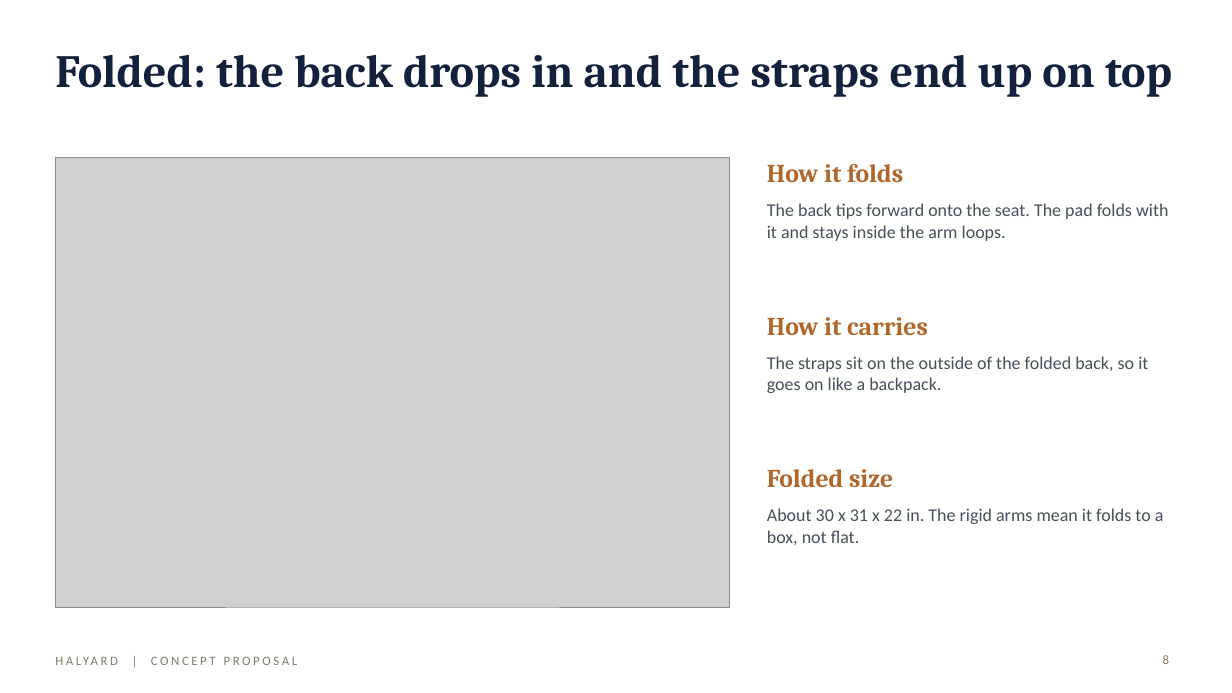
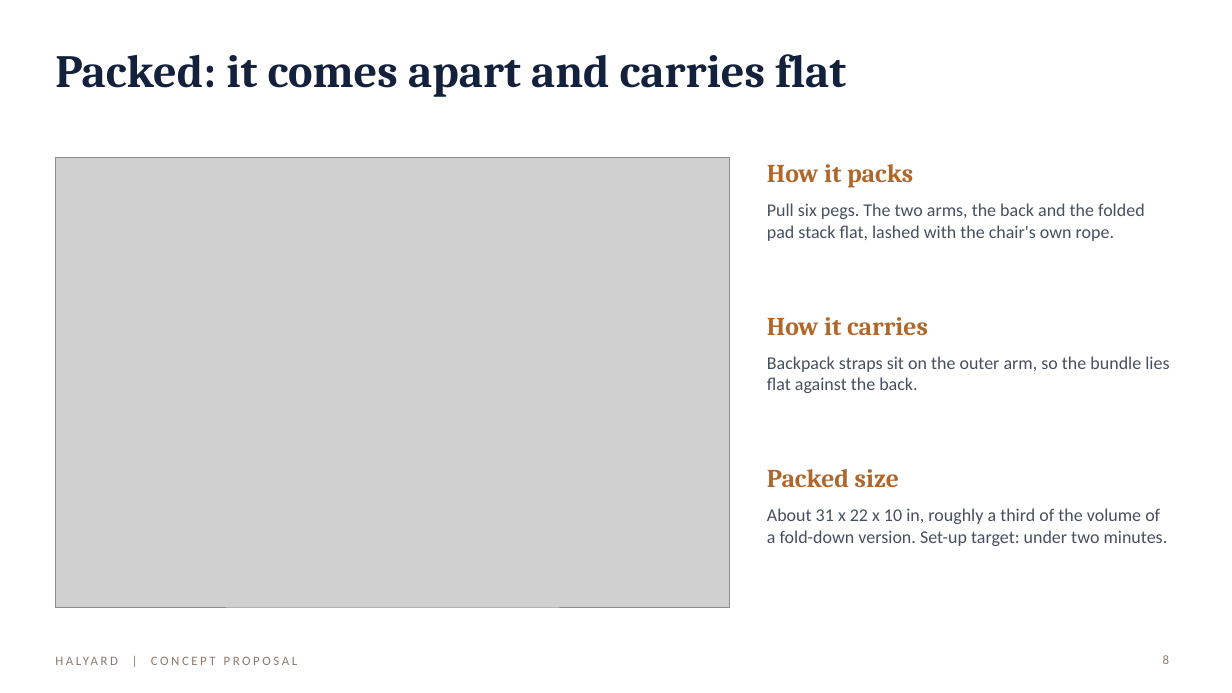
Before and after one commit to peterkaplan/hiking-games, a slide deck: slide 8 of beach-chair-render/Halyard-Beach-Club-Chair-Proposal.pptx. Drawn at 1232x693 pixels with LibreOffice and Linux fonts; fonts in the diff are those of the drawing; grey boxes stand for pictures. Boxes give left, top, right and bottom in pixels: in the first picture for what was removed or moved away, otherwise in the second. Text is boxed around its words. In the diff, an @@ line names an element or a change of style, - is before the commit and + after.

```diff
--- a/beach-chair-render/Halyard-Beach-Club-Chair-Proposal.pptx
+++ b/beach-chair-render/Halyard-Beach-Club-Chair-Proposal.pptx
@@ text at [55, 54, 846, 97]: text changed @@
-Folded: the back drops in and the straps end up on top
+Packed: it comes apart and carries flat
@@ text at [767, 164, 913, 188]: text changed @@
-How it folds
+How it packs
@@ text at [767, 203, 1145, 241]: text changed @@
-The back tips forward onto the seat. The pad folds with it and stays inside the arm loops.
+Pull six pegs. The two arms, the back and the folded pad stack flat, lashed with the chair's own rope.
@@ text at [767, 356, 1169, 393]: text changed @@
-The straps sit on the outside of the folded back, so it goes on like a backpack.
+Backpack straps sit on the outer arm, so the bundle lies flat against the back.
@@ text at [767, 469, 899, 487]: text changed @@
-Folded size
+Packed size
@@ text at [767, 508, 1168, 546]: text changed @@
-About 30 x 31 x 22 in. The rigid arms mean it folds to a box, not flat.
+About 31 x 22 x 10 in, roughly a third of the volume of a fold-down version. Set-up target: under two minutes.
```
Also in this commit, not shown: 13 other slides changed, 12 other files.
